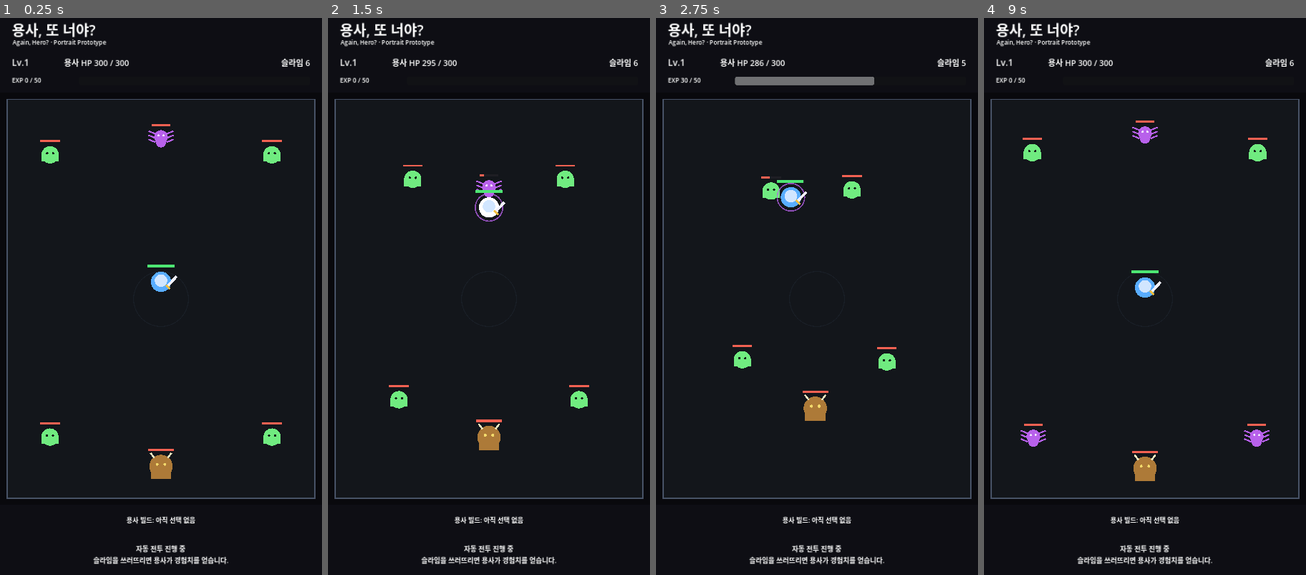
Above: before the commit, frames 1-4 (left to right).
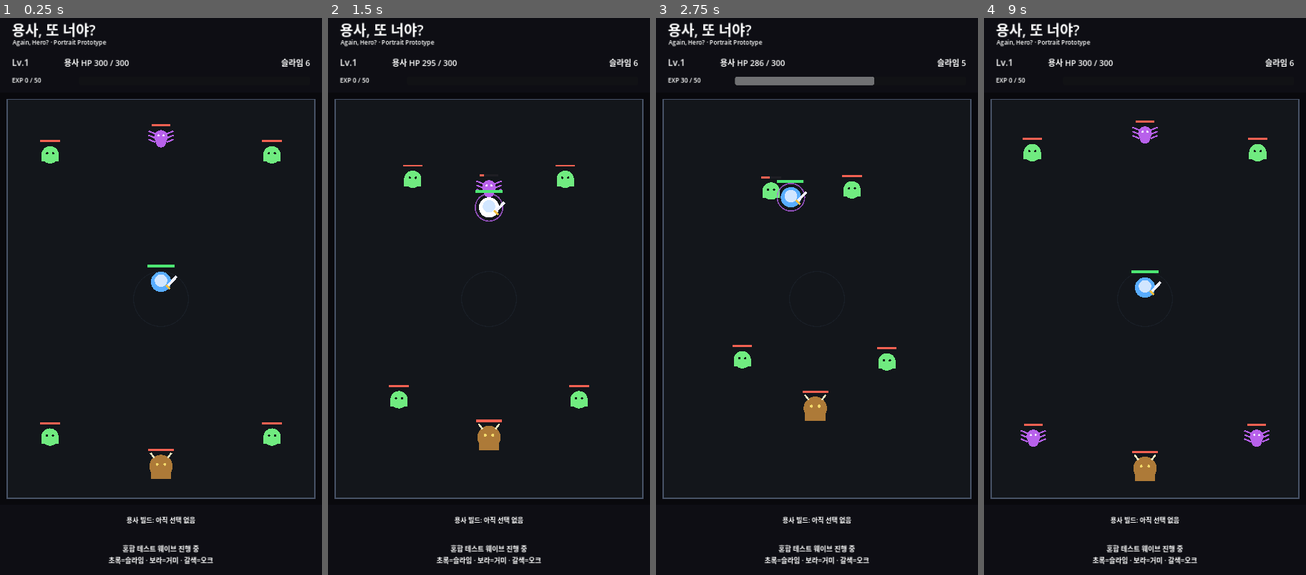
Above: after the commit, the same moments.

Repository: MinSung0732/Again-Hero-
Game: Godot game, scene res://src/main/Main.tscn
The game is run twice, just before and just after one commit, with the same random seed, the same clock (stepped at 60 frames per second) and the same inputs.
Inputs:
- Up to frame 1 (0.25 s): no input
- Up to frame 2 (1.5 s): no input
- Up to frame 3 (2.75 s): no input
- Up to frame 4 (9 s): tap Enter at 8 s; click "다시 실험하기" at 8.75 s

The runs differ from the first frame. In frame 1, 0.7% of the frame differs, in the area x 28-71%, y 94-99%; in frame 2, 0.7%; in frame 3, 0.7%; in frame 4, 0.7%.

Commit message:
ui: label mixed monster test wave

Diff:
--- a/src/main/Main.tscn
+++ b/src/main/Main.tscn
@@ -79,7 +79,7 @@
 offset_right = 1040.0
 offset_bottom = 196.0
 theme_override_font_sizes/font_size = 27
-text = "슬라임 6"
+text = "몬스터 6"
 horizontal_alignment = 2
 vertical_alignment = 1
 
@@ -141,7 +141,7 @@
 grow_horizontal = 2
 grow_vertical = 2
 theme_override_font_sizes/font_size = 23
-text = "자동 전투 진행 중\n슬라임을 쓰러뜨리면 용사가 경험치를 얻습니다."
+text = "혼합 테스트 웨이브 진행 중\n초록=슬라임 · 보라=거미 · 갈색=오크"
 horizontal_alignment = 1
 vertical_alignment = 1
 autowrap_mode = 2
